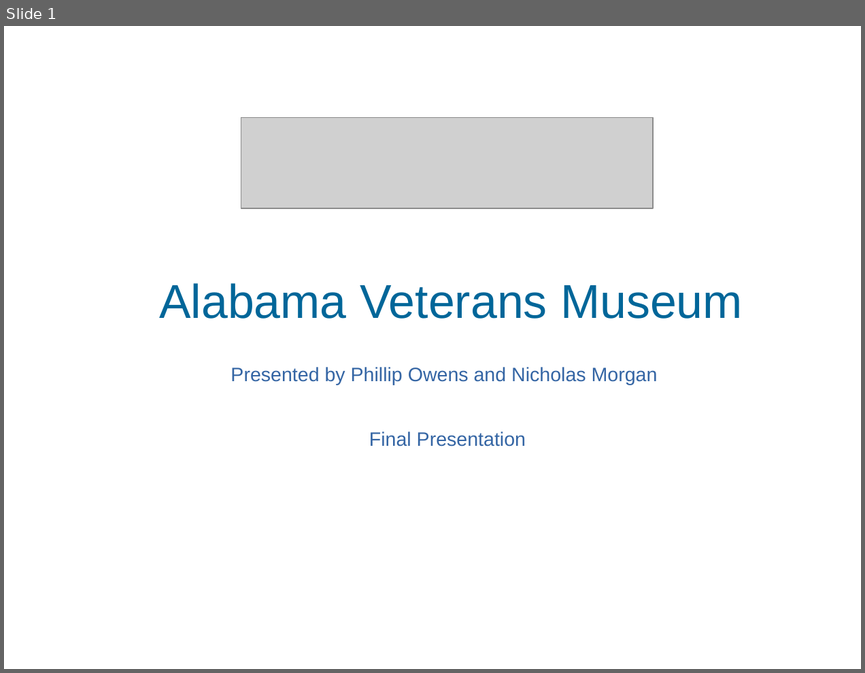
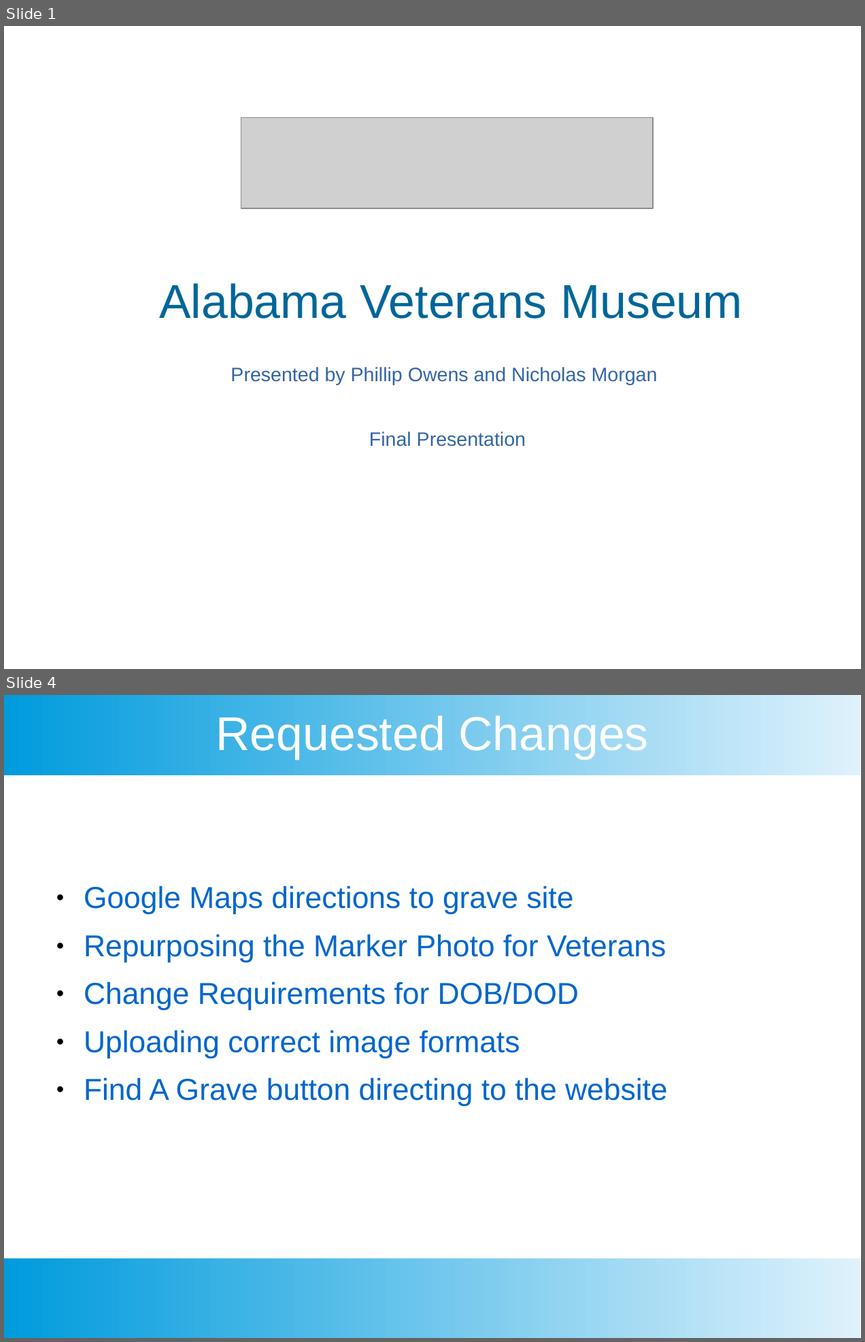
Before and after one commit to Dowens00/veteransmuseum, a slide deck: MiscFiles/Final Presentation V2.pptx. Shown one above the other, each under a label of ours: slide 1 before the commit, slides 1 and 4 after it; the slides between them are not shown. The pictures are 865x673 and 865x1342 pixels, drawn with LibreOffice and Linux fonts; fonts in the diff are those of the drawing; grey boxes stand for pictures; background and template pictures are left out. Boxes give left, top, right and bottom in pixels: in the first picture for what was removed or moved away, otherwise in the second. Text is boxed around its words. In the diff, an @@ line names an element or a change of style, - is before the commit and + after.

```diff
--- a/MiscFiles/Final Presentation V2.pptx
+++ b/MiscFiles/Final Presentation V2.pptx
@@ slide 4 added at (4, 695, 861, 1338), background #FFFFFF @@
@@ rectangle added at (4, 695, 861, 775), fill gradient #DFF2FC to #009BDD @@
@@ title added at (215, 715, 648, 760), 44 pt, text #FFFFFF @@
+Requested Changes
@@ text added at (84, 885, 668, 1106), 28 pt, text #0066CC @@
+● Google Maps directions to grave site
+● Repurposing the Marker Photo for Veterans
+● Change Requirements for DOB/DOD
+● Uploading correct image formats
+● Find A Grave button directing to the website
@@ rectangle added at (4, 1258, 861, 1338), fill gradient #DFF2FC to #009BDD @@
```
Also in this commit, not shown: 1 slide changed, 1 other slide added, 1 slide removed, 4 other files.
